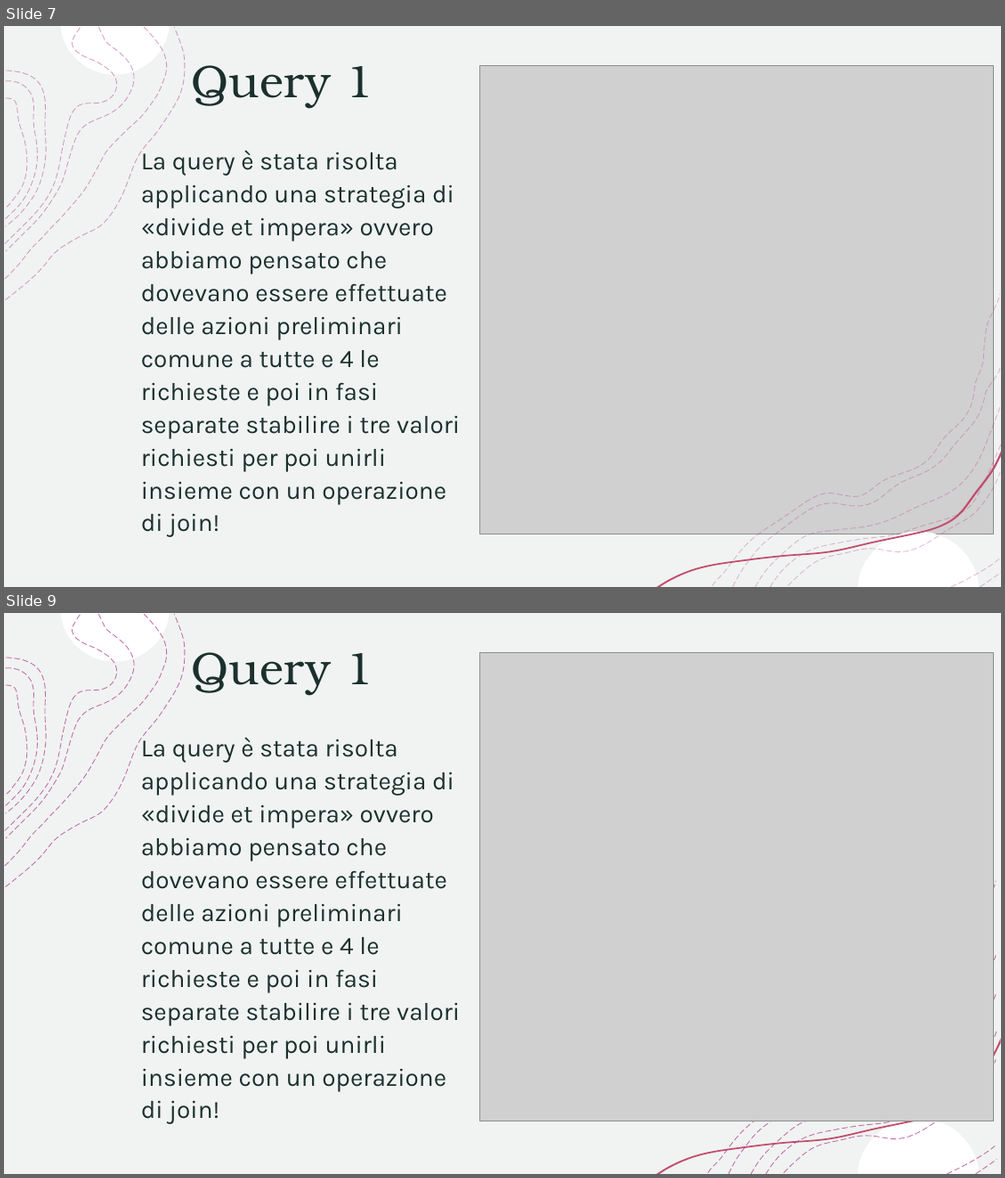
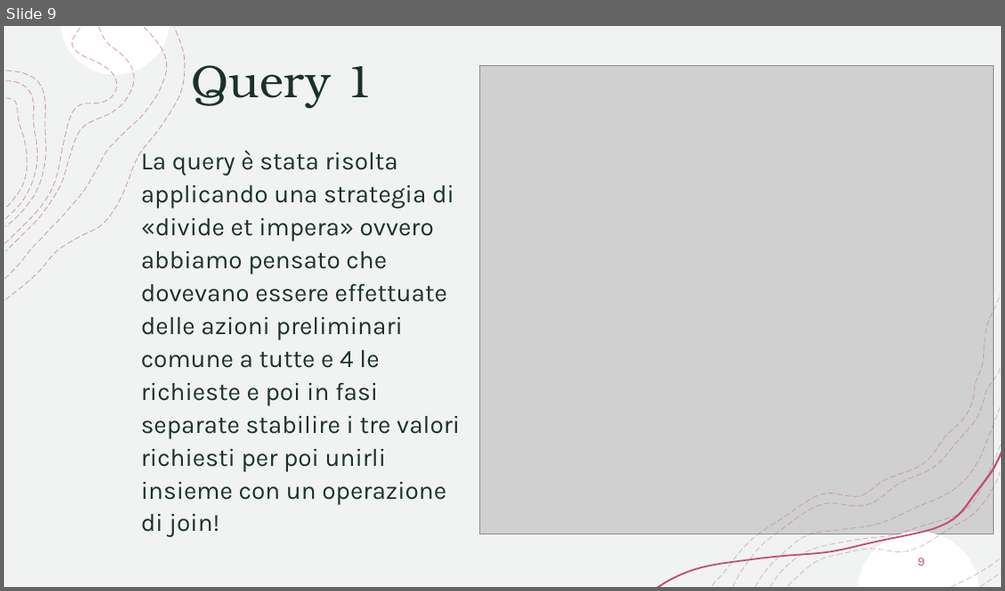
Before and after one commit to kobero98/SABD_Progetto1, a slide deck: PresentazioneSABD1.pptx. Shown one above the other, each under a label of ours: slides 7 and 9 before the commit, slide 9 after it; the slides between them are not shown. The pictures are 1005x1178 and 1005x591 pixels, drawn with LibreOffice and Linux fonts; fonts in the diff are those of the drawing; grey boxes stand for pictures. Boxes give left, top, right and bottom in pixels: in the first picture for what was removed or moved away, otherwise in the second. Text is boxed around its words. In the diff, an @@ line names an element or a change of style, - is before the commit and + after.

```diff
--- a/PresentazioneSABD1.pptx
+++ b/PresentazioneSABD1.pptx
@@ slide 9 removed at <box>4,613,1001,1174</box>, background #FFFFFF; not listed: 10 template elements that a slide beside it also shows @@
@@ rectangle removed at <box>4,613,1001,1174</box> @@
@@ freeform shape removed at <box>61,613,170,662</box> @@
@@ title removed at <box>191,652,373,695</box> @@
-Query 1
@@ picture removed at <box>479,653,994,1120</box> @@
@@ group removed at <box>6,615,185,887</box>: 4 freeform shapes @@
@@ text removed at <box>141,734,460,1124</box> @@
-La query è stata risolta applicando una strategia di «divide et impera» ovvero abbiamo pensato che dovevano essere effettuate delle azioni preliminari comune a tutte e 4 le richieste e poi in fasi separate stabilire i tre valori richiesti per poi unirli insieme con un operazione di join!
@@ freeform shape removed at <box>708,881,996,1172</box> @@
@@ freeform shape removed at <box>784,1060,995,1172</box> @@
@@ what was slide 7 is now slide 9 @@
@@ slide 9 changed as well @@
@@ page number added at <box>917,557,924,565</box>, 12 pt, text #C34D6C @@
+9
```
Also in this commit, not shown: 8 other slides changed, 7 slides added, 1 other slide removed.
